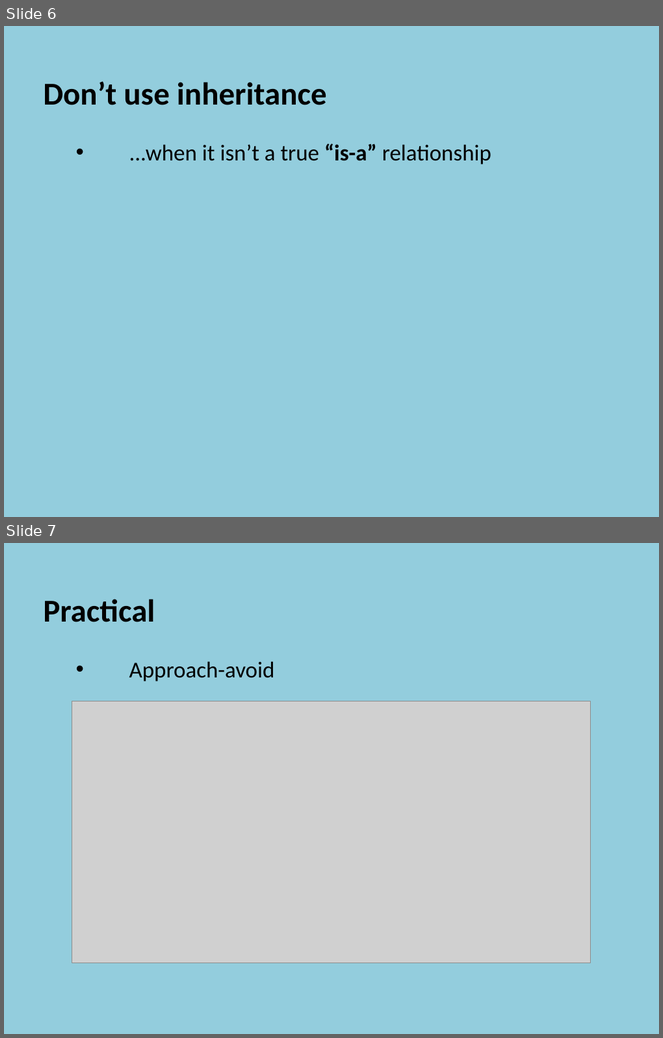
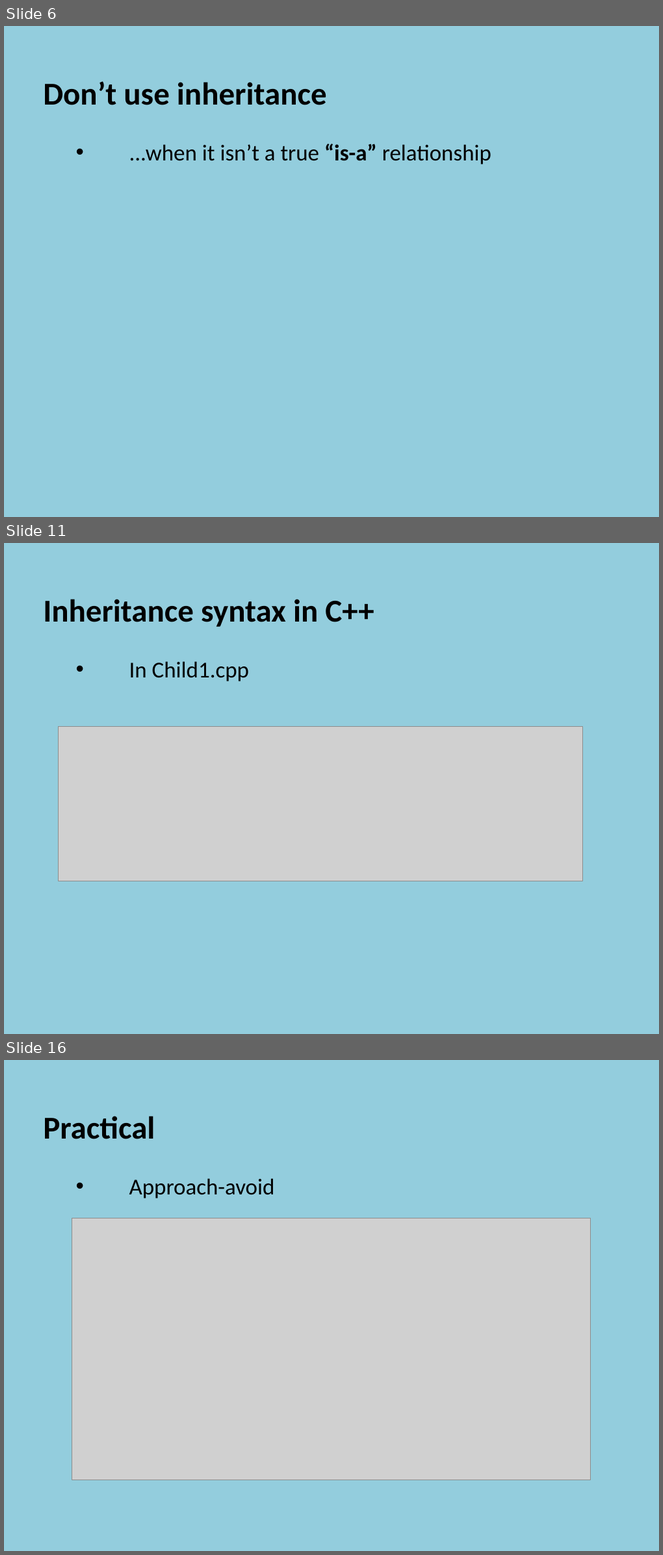
Before and after one commit to szetko/course-materials, a slide deck: Programming 4/10.1 Inheritance Approach & Avoid/10.1 Inheritance Approach and Avoid.pptx. Shown one above the other, each under a label of ours: slides 6 and 7 before the commit, slides 6, 11 and 16 after it; the slides between them are not shown. The pictures are 663x1038 and 663x1555 pixels, drawn with LibreOffice and Linux fonts; fonts in the diff are those of the drawing; grey boxes stand for pictures. Boxes give left, top, right and bottom in pixels: in the first picture for what was removed or moved away, otherwise in the second. Text is boxed around its words. In the diff, an @@ line names an element or a change of style, - is before the commit and + after.

Commit message:
Update 10.1 Inheritance...

```diff
--- a/Programming 4/10.1 Inheritance Approach & Avoid/10.1 Inheritance Approach and Avoid.pptx
+++ b/Programming 4/10.1 Inheritance Approach & Avoid/10.1 Inheritance Approach and Avoid.pptx
@@ slide 11 added at (4,543,659,1034), background #93CDDD @@
@@ text added at (43,599,374,681), 35 pt, text #000000, bold @@
+  Inheritance syntax in C++
+    • In Child1.cpp
@@ picture added at (59,727,583,882) @@
@@ what was slide 7 is now slide 16 @@
```
Also in this commit, not shown: 1 slide changed, 9 other slides added.
